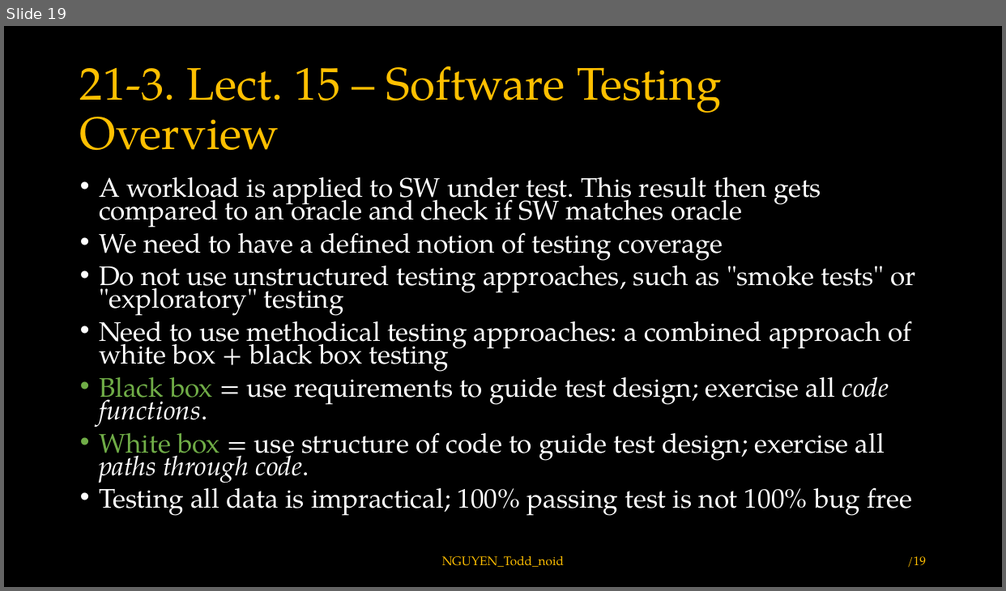
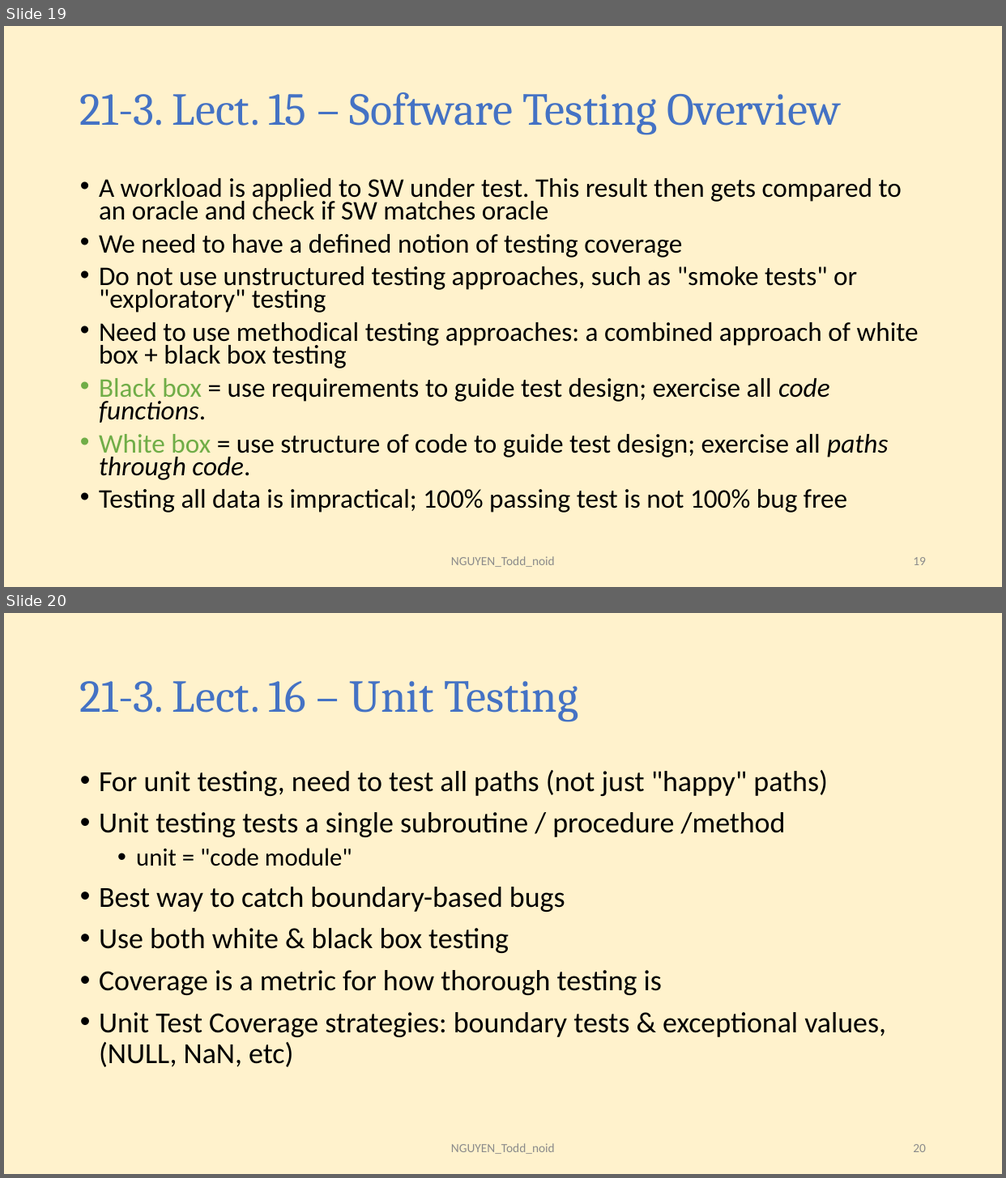
Before and after one commit to toddnguyen-gf/embedded-training, a slide deck: ece-18-642/lec-20-to-24/hw21/HW21_NGUYEN_Todd_noid.pptx. Shown one above the other, each under a label of ours: slide 19 before the commit, slides 19 and 20 after it. The pictures are 1006x591 and 1006x1178 pixels, drawn with LibreOffice and Linux fonts; fonts in the diff are those of the drawing. Boxes give left, top, right and bottom in pixels: in the first picture for what was removed or moved away, otherwise in the second. Text is boxed around its words. In the diff, an @@ line names an element or a change of style, - is before the commit and + after.

```diff
--- a/ece-18-642/lec-20-to-24/hw21/HW21_NGUYEN_Todd_noid.pptx
+++ b/ece-18-642/lec-20-to-24/hw21/HW21_NGUYEN_Todd_noid.pptx
@@ slide 20 added at <box>4,613,1002,1174</box>, background #FFF2CC @@
@@ title added at <box>80,681,578,722</box>, 44 pt, text #4472C4 @@
+21-3. Lect. 16 – Unit Testing
@@ text added at <box>99,770,886,1067</box>, 28 pt, text #000000 @@
+• For unit testing, need to test all paths (not just "happy" paths)
+• Unit testing tests a single subroutine / procedure /method
+  • unit = "code module"
+• Best way to catch boundary-based bugs
+• Use both white & black box testing
+• Coverage is a metric for how thorough testing is
+• Unit Test Coverage strategies: boundary tests & exceptional values, (NULL, NaN, etc)
@@ text added at <box>451,1144,555,1154</box>, 12 pt, text #8C8C8C @@
+NGUYEN_Todd_noid
@@ page number added at <box>913,1144,926,1152</box>, 12 pt, text #8C8C8C @@
+20
@@ slide 19 changed as well @@
@@ background #000000 to #FFF2CC @@
@@ title "21-3. Lect. 15 – Software ..." at <box>80,92,841,135</box>: font TeX Gyre Pagella to Cambria, text colour #FFC000 to #4472C4 @@
@@ text "A workload is applied to ..." at <box>99,178,918,513</box>: font TeX Gyre Pagella to Calibri, text colour #FFFFFF to #000000 @@
@@ text "NGUYEN_Todd_noid" at <box>451,557,555,567</box>: font TeX Gyre Pagella to Calibri, text colour #FFC000 to #8C8C8C @@
@@ page number at <box>913,557,926,565</box>: text changed; font TeX Gyre Pagella to Calibri; text colour #FFC000 to #8C8C8C @@
-/19
+19
```
Also in this commit, not shown: 18 other slides changed, 2 other slides added.
